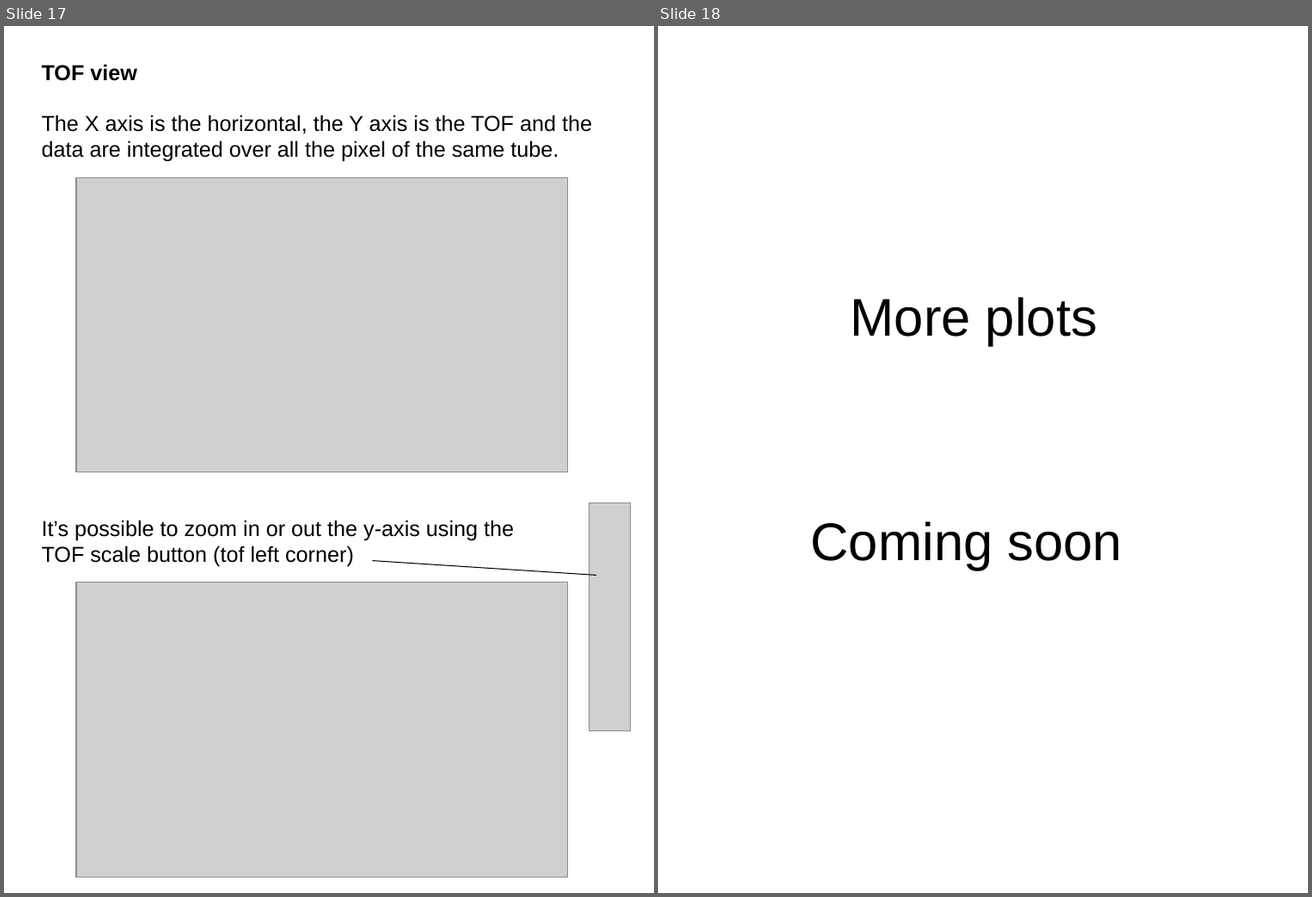
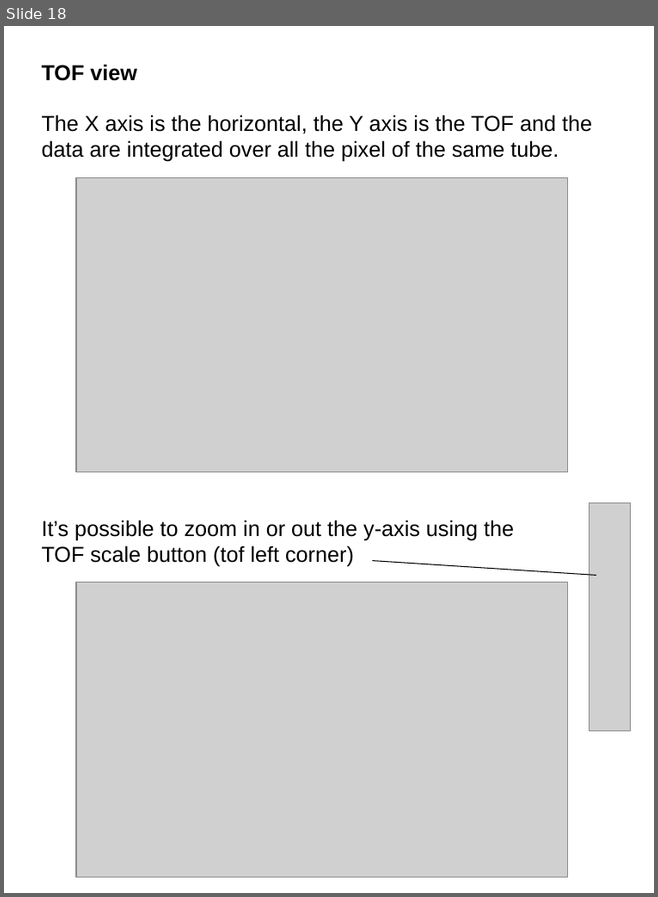
Before and after one commit to ornl-ndav/IdlGui, a slide deck: 1.0/doc/plotARCS_manual.ppt. Shown side by side, each under a label of ours: slides 17 and 18 before the commit, slide 18 after it. The pictures are 1312x897 and 658x897 pixels, drawn with LibreOffice and Linux fonts; fonts in the diff are those of the drawing; grey boxes stand for pictures. Boxes give left, top, right and bottom in pixels: in the first picture for what was removed or moved away, otherwise in the second. Text is boxed around its words. In the diff, an @@ line names an element or a change of style, - is before the commit and + after.

```diff
--- a/1.0/doc/plotARCS_manual.ppt
+++ b/1.0/doc/plotARCS_manual.ppt
@@ slide 18 removed at bbox=[658, 26, 1308, 893], background #FFFFFF @@
@@ title removed at bbox=[851, 297, 1097, 346] @@
-More plots
@@ text removed at bbox=[810, 521, 1123, 570] @@
-Coming soon
@@ what was slide 17 is now slide 18 @@
```
Also in this commit, not shown: 4 slides changed, 7 slides added.
